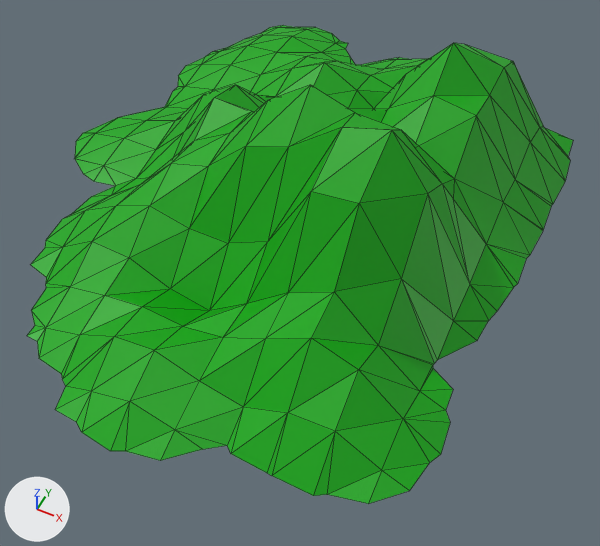
Renders of the FBX model Assets/ExternalArt/Off Axis Studios/Polyworks/Meshes/MaterialsOnly/Prototype/Proto_Terrain_Mound_03.fbx from each side of a commit.
One viewpoint serves both versions: a 50 mm camera at (5.56, -10.34, 11.12) aimed at (1.11, -1.44, -0.01). Arrows for +X, +Y and +Z are at lower left; the lights stay in place. Mesh edges are drawn as thin lines. Where no turn or scale is listed for an object, it has been applied to the vertices. Vertices at the same position are counted once.

The first picture shows 'Proto_Terrain_Mound_03'.
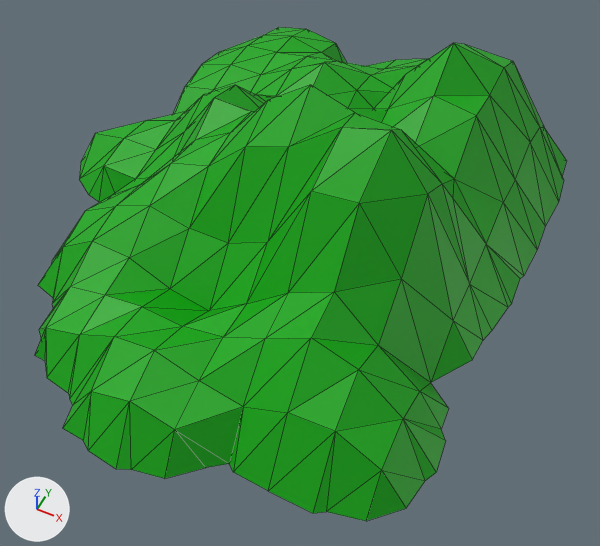
The newer file is also rescaled (x10.0) as a whole; pictures and numbers use the older file's frame.

Location of each change, (x1, y1, x2, y2) in pixels of the pictures (600 x 546 px):
'Proto_Terrain_Mound_03', reshaped
    before: (27, 25, 573, 504)
    after: (35, 27, 567, 521)
part 1 of me_mesh, cut back
    before: (27, 25, 573, 504)
    after: (35, 43, 567, 521)

Patch to the scene script:
```diff
--- a/Assets/ExternalArt/Off Axis Studios/Polyworks/Meshes/MaterialsOnly/Prototype/Proto_Terrain_Mound_03.fbx.py
+++ b/Assets/ExternalArt/Off Axis Studios/Polyworks/Meshes/MaterialsOnly/Prototype/Proto_Terrain_Mound_03.fbx.py
@@ me_mesh @@
 # used by ob_proto_terrain_mound_03; location = (0.0, 0.0, 0.0)
-me_mesh.from_pydata(...)  # 250 vertices, 393 faces; spans x -4.74..4.74, y -5.94..5.94, z 0.0..3.72
+me_mesh.from_pydata(...)  # 234 vertices, 375 faces; spans x -4.74..4.74, y -5.94..5.94, z -0.55..3.72
+# me_mesh part 1
+# 25 vertices are removed from x -4.74..4.74, y -5.21..4.9, z 0.0..0.02
+# 46 faces are deleted
+# 78 vertices in x -4.38..4.71, y -5.94..5.94, z 0.0 move by (0.0, 0.0, -0.55)
+# 5 vertices move from x -4.4..4.74, y -5.21..3.09, z 0.0 to x -4.74..4.74, y -5.21..3.08, z -0.55
+# 9 vertices are added at x -4.7..3.97, y -2.25..4.9, z -0.55
+# 28 new faces join them
 me_mesh.materials.append(mat_proto_green_05)
```
